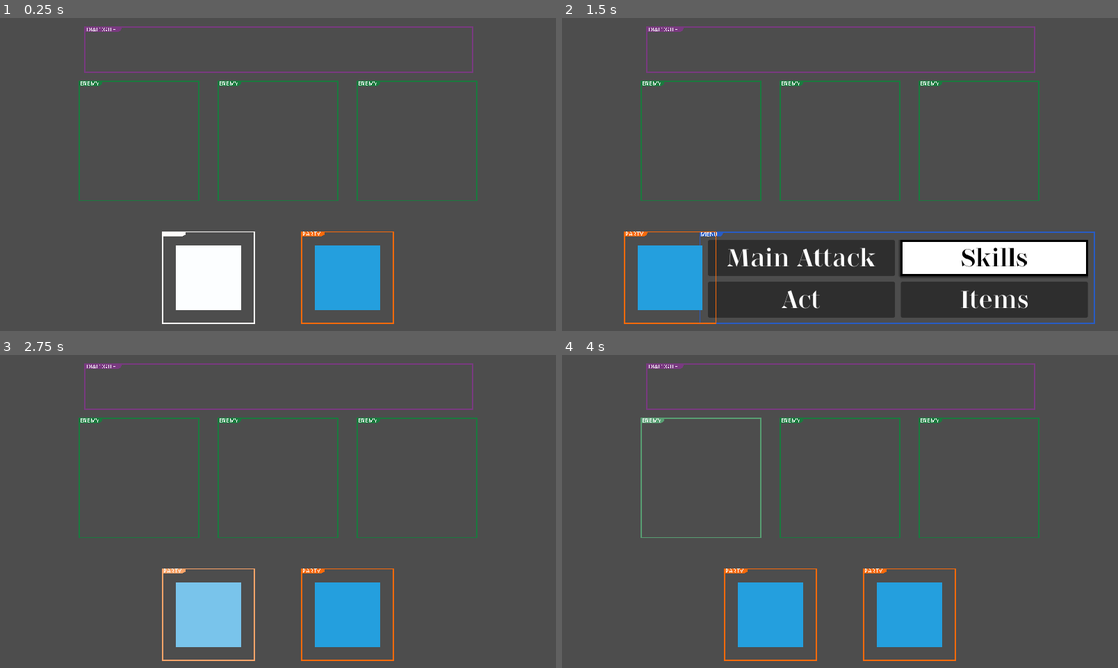
Above: before the commit, frames 1-4 (two rows, left to right).
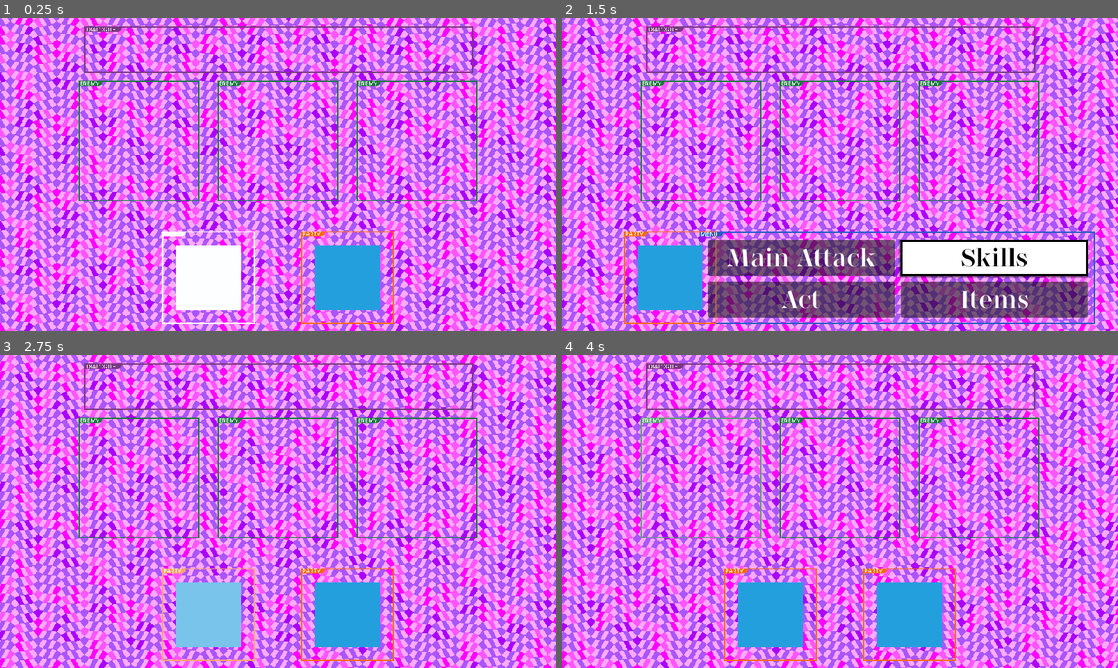
Above: after the commit, the same moments.

Repository: mitchellwinn/YGBF
Game: Godot game, scene res://scenes/battle.tscn
Same seed, same stepped clock (60 frames per second), same inputs: the game is played once before the commit and once after it.
Inputs (mouse positions are in pixels of both pictures, inside the frame that each line leads up to):
- Up to frame 1 (0.25 s): no input
- Up to frame 2 (1.5 s): tap Enter (confirm) at 0.5, 0.6, 1.35 s; move the mouse to (962, 158) at 0.52 s; hold Right (move_right) 0.53-1.28 s; move the mouse to (728, 190) at 1.27 s; hold Backspace (back) from 1.28 s (still down)
- Up to frame 3 (2.75 s): move the mouse to (333, 442) at 2.02 s; release Backspace (back) at 2.03 s; hold Right (move_right) from 2.03 s (still down); tap Enter (confirm) at 2.1 s
- Up to frame 4 (4 s): move the mouse to (812, 574) at 2.77 s; tap Enter (confirm) at 2.85, 3.6 s; move the mouse to (1006, 558) at 3.52 s; release Right (move_right) at 3.53 s; hold Left (move_left) from 3.53 s (still down)

The runs differ from the first frame. In frame 1, 93% of the frame differs, in the area x 0-100%, y 0-100%; in frame 2, 90%; in frame 3, 93%; in frame 4, 93%.

Commit message:
started doing battle bg stuff

Diff:
--- /dev/null
+++ b/materials/background_sprite.tres
@@ -0,0 +1,6 @@
+[gd_resource type="ShaderMaterial" load_steps=2 format=3 uid="uid://5rfu1ytlqs0g"]
+
+[ext_resource type="Shader" path="res://scripts/shaders/background_sprite.gdshader" id="1_jmy8o"]
+
+[resource]
+shader = ExtResource("1_jmy8o")
--- /dev/null
+++ b/prefabs/battle_bg.tscn
@@ -0,0 +1,14 @@
+[gd_scene load_steps=3 format=3 uid="uid://bill73lwgqhyj"]
+
+[ext_resource type="Texture2D" uid="uid://drx75p5irj31o" path="res://images/battle_backgrounds/1.png" id="1_nwr5i"]
+[ext_resource type="Material" uid="uid://5rfu1ytlqs0g" path="res://materials/background_sprite.tres" id="1_t2l7r"]
+
+[node name="BattleBg" type="Node2D"]
+
+[node name="Sprite2D" type="Sprite2D" parent="."]
+texture_filter = 1
+texture_repeat = 2
+material = ExtResource("1_t2l7r")
+texture = ExtResource("1_nwr5i")
+region_enabled = true
+region_rect = Rect2(0, 0, 12800, 12800)
--- a/scenes/battle.tscn
+++ b/scenes/battle.tscn
@@ -1,6 +1,5 @@
-[gd_scene load_steps=12 format=3 uid="uid://cwe6q66isus1c"]
-
-[ext_resource type="Texture2D" uid="uid://b0jwpjq381q5v" path="res://images/style_guide/battle_ui_style_guide.png" id="1_v6csx"]
+[gd_scene load_steps=13 format=3 uid="uid://cwe6q66isus1c"]
+
 [ext_resource type="Texture2D" uid="uid://b4gecnjuu0nna" path="res://images/style_guide/enemy_resolution_guide.png" id="2_musbg"]
 [ext_resource type="Texture2D" uid="uid://boojsykjd02qx" path="res://images/style_guide/party_member_resolution_guide.png" id="3_3kxi6"]
 [ext_resource type="Material" uid="uid://ce7dt4bf5oulv" path="res://materials/custom_texture_rect_material.tres" id="3_42206"]
@@ -10,6 +9,10 @@
 [ext_resource type="Script" path="res://scripts/custom_button.gd" id="6_76cnh"]
 [ext_resource type="Theme" uid="uid://cf1r6ahcjjocb" path="res://text_themes/menu_buttons.tres" id="6_ath8s"]
 [ext_resource type="FontFile" uid="uid://cf8buj8w4ewd5" path="res://fonts/GeneralSans-Medium.otf" id="8_ni1p0"]
+[ext_resource type="PackedScene" uid="uid://bill73lwgqhyj" path="res://prefabs/battle_bg.tscn" id="10_q4ian"]
+
+[sub_resource type="ViewportTexture" id="ViewportTexture_kbckk"]
+viewport_path = NodePath("BGViewport")
 
 [sub_resource type="ViewportTexture" id="ViewportTexture_2dt4m"]
 viewport_path = NodePath("MinigameViewport")
@@ -18,8 +21,7 @@
 
 [node name="CanvasLayer" type="CanvasLayer" parent="."]
 
-[node name="HBoxContainerGuide" type="HBoxContainer" parent="CanvasLayer"]
-visible = false
+[node name="BgContainer" type="HBoxContainer" parent="CanvasLayer"]
 anchors_preset = 8
 anchor_left = 0.5
 anchor_top = 0.5
@@ -35,12 +37,12 @@
 size_flags_horizontal = 4
 size_flags_vertical = 4
 
-[node name="Guide" type="TextureRect" parent="CanvasLayer/HBoxContainerGuide"]
-texture_filter = 1
-layout_direction = 1
-layout_mode = 2
-size_flags_horizontal = 3
-texture = ExtResource("1_v6csx")
+[node name="Bg" type="TextureRect" parent="CanvasLayer/BgContainer"]
+texture_filter = 1
+layout_direction = 1
+layout_mode = 2
+size_flags_horizontal = 3
+texture = SubResource("ViewportTexture_kbckk")
 
 [node name="HBoxContainerEnemy1" type="HBoxContainer" parent="CanvasLayer"]
 anchors_preset = -1
@@ -434,27 +436,11 @@
 size_flags_horizontal = 3
 texture = SubResource("ViewportTexture_2dt4m")
 
-[node name="MinigameSizeGuide" type="HBoxContainer" parent="CanvasLayer"]
-anchors_preset = 15
-anchor_right = 1.0
-anchor_bottom = 1.0
-offset_left = 24.0
-offset_top = 32.0
-offset_right = -24.0
-offset_bottom = -196.0
-grow_horizontal = 2
-grow_vertical = 2
-size_flags_horizontal = 4
-size_flags_vertical = 4
-mouse_filter = 2
-
-[node name="Minigame" type="TextureRect" parent="CanvasLayer/MinigameSizeGuide"]
-visible = false
-texture_filter = 1
-layout_direction = 1
-layout_mode = 2
-size_flags_horizontal = 3
-texture = SubResource("ViewportTexture_2dt4m")
-
 [node name="MinigameViewport" type="SubViewport" parent="."]
 size = Vector2i(912, 312)
+
+[node name="BGViewport" type="SubViewport" parent="."]
+size = Vector2i(960, 540)
+
+[node name="BattleBg" parent="BGViewport" instance=ExtResource("10_q4ian")]
+position = Vector2(729.544, 168.719)
--- /dev/null
+++ b/scripts/shaders/background_sprite.gdshader
@@ -0,0 +1,13 @@
+shader_type canvas_item;
+
+uniform float wave_amplitude = 0.1; // Amplitude of the wave
+uniform float wave_frequency = 10.0; // Frequency of the wave
+uniform float time : hint_range(0, 5); // Time for animation
+
+void fragment() {
+    vec2 uv = UV;
+	uv.y += sin(uv.x * wave_frequency + TIME) * wave_amplitude;
+    uv.x = mod(uv.x, 1.0);
+    uv.y = mod(uv.y, 1.0);
+    COLOR = texture(TEXTURE, uv);
+}
Binary file added: images/battle_backgrounds/1.png
Not shown, added: images/battle_backgrounds/1.png.import
Binary file added: images/battle_backgrounds/2.png
Not shown, added: images/battle_backgrounds/2.png.import
